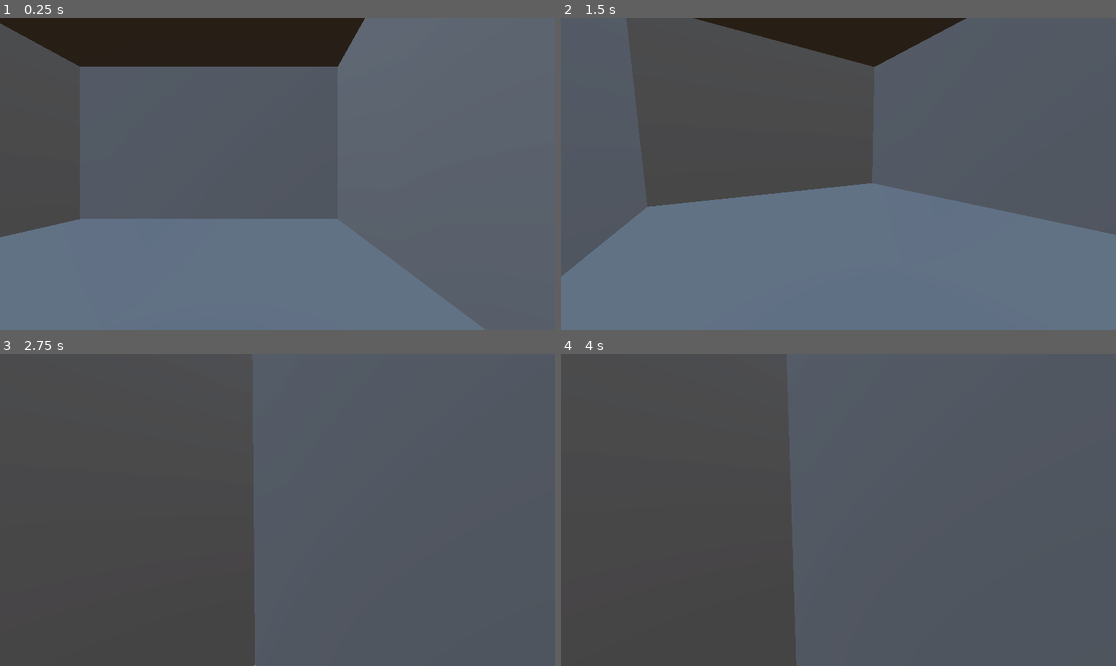
Above: before the commit, frames 1-4 (two rows, left to right).
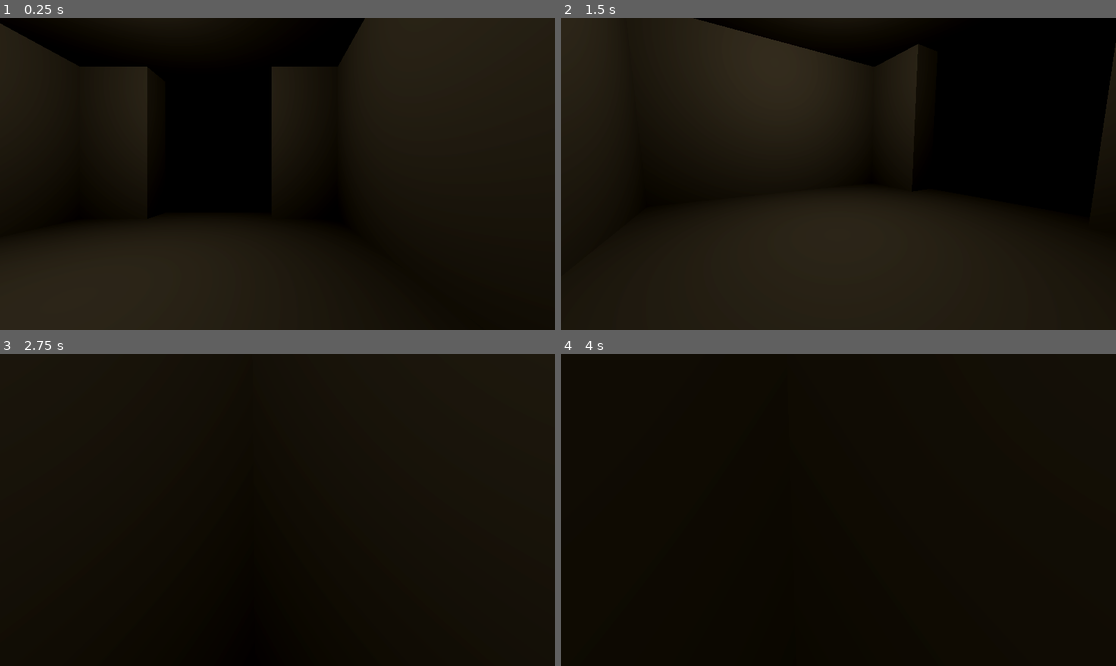
Above: after the commit, the same moments.

Repository: belovachap/project-halloween-2025
Game: Godot game, scene res://the_maze.tscn
Two runs of this game, one before a commit and one after it. Both use one fixed random seed, a clock stepped at 60 frames per second and the inputs below.
Inputs (mouse positions are in pixels of both pictures, inside the frame that each line leads up to):
- Up to frame 1 (0.25 s): no input
- Up to frame 2 (1.5 s): tap Enter (ui_accept) at 0.5, 0.77 s; move the mouse to (960, 158) at 0.52 s; hold Right (ui_right) 0.53-1.28 s; click (960, 158) at 0.67 s; move the mouse to (810, 174) at 1.27 s; hold Up (ui_up) from 1.28 s (still down)
- Up to frame 3 (2.75 s): keep holding Up (ui_up); tap Enter (ui_accept) at 1.52 s; move the mouse to (288, 503) at 2.02 s
- Up to frame 4 (4 s): keep holding Up (ui_up); move the mouse to (832, 516) at 2.77 s; click (832, 516) at 2.92 s; tap Enter (ui_accept) at 3.02, 3.5, 3.77 s; move the mouse to (877, 513) at 3.52 s

The runs differ from the first frame. In frame 1, 98% of the frame differs, in the area x 0-100%, y 0-100%; in frame 2, 99%; in frame 3, 100%; in frame 4, 100%.

Commit message:
Make the world dark, add a light.

Diff:
--- a/the_maze.tscn
+++ b/the_maze.tscn
@@ -10,7 +10,7 @@
 sky_material = SubResource("ProceduralSkyMaterial_o6y5j")
 
 [sub_resource type="Environment" id="Environment_vgtbh"]
-background_mode = 2
+background_mode = 1
 sky = SubResource("Sky_5eyc2")
 tonemap_mode = 2
 glow_enabled = true
@@ -20,43 +20,52 @@
 [node name="WorldEnvironment" type="WorldEnvironment" parent="."]
 environment = SubResource("Environment_vgtbh")
 
-[node name="DirectionalLight3D" type="DirectionalLight3D" parent="."]
-transform = Transform3D(-0.866025, -0.433013, 0.25, 0, 0.5, 0.866025, -0.5, 0.75, -0.433013, 0, 15.4342, 0)
-shadow_enabled = true
-
 [node name="ProtoController" parent="." instance=ExtResource("1_ec1n3")]
 transform = Transform3D(1, 0, 0, 0, 1, 0, 0, 0, 1, 3.02384, 0.411391, 2.97795)
 
 [node name="Areas" type="Node3D" parent="."]
 
-[node name="StartingCell" type="Node3D" parent="Areas"]
+[node name="TheCells" type="Node3D" parent="Areas"]
 
-[node name="CSGBox3D" type="CSGBox3D" parent="Areas/StartingCell"]
-transform = Transform3D(1, 0, 0, 0, 1, 0, 0, 0, 1, 0.420284, 0, -0.318535)
+[node name="StartingCell" type="Node3D" parent="Areas/TheCells"]
+
+[node name="CSGBox3D" type="CSGBox3D" parent="Areas/TheCells/StartingCell"]
+transform = Transform3D(1, 0, 0, 0, 1, 0, 0, 0, 1, 0.420284, 0, -0.891552)
 use_collision = true
-size = Vector3(9.78666, 1, 8.8759)
+size = Vector3(9.78666, 1, 10.0219)
 
-[node name="CSGBox3D5" type="CSGBox3D" parent="Areas/StartingCell"]
-transform = Transform3D(1, 0, 0, 0, 1, 0, 0, 0, 1, 0.420284, 6.74151, -0.318535)
+[node name="CSGBox3D5" type="CSGBox3D" parent="Areas/TheCells/StartingCell"]
+transform = Transform3D(1, 0, 0, 0, 1, 0, 0, 0, 1, 0.420284, 6.74151, -0.889843)
 use_collision = true
-size = Vector3(9.78666, 1, 8.8759)
+size = Vector3(9.78666, 1, 10.0185)
 
-[node name="CSGBox3D2" type="CSGBox3D" parent="Areas/StartingCell"]
+[node name="CSGBox3D2" type="CSGBox3D" parent="Areas/TheCells/StartingCell"]
 transform = Transform3D(1, 0, 0, 0, 1, 0, 0, 0, 1, 5.79472, 3.35762, -0.324463)
 use_collision = true
 size = Vector3(1, 7.71524, 8.83643)
 
-[node name="CSGBox3D3" type="CSGBox3D" parent="Areas/StartingCell"]
+[node name="CSGBox3D3" type="CSGBox3D" parent="Areas/TheCells/StartingCell"]
 transform = Transform3D(1, 0, 0, 0, 1, 0, 0, 0, 1, -4.92075, 3.36569, -0.324463)
 use_collision = true
 size = Vector3(1, 7.73138, 8.83643)
 
-[node name="CSGBox3D4" type="CSGBox3D" parent="Areas/StartingCell"]
+[node name="CSGBox3D4" type="CSGBox3D" parent="Areas/TheCells/StartingCell"]
 transform = Transform3D(1, 0, 0, 0, 1, 0, 0, 0, 1, 0.445673, 3.37473, 4.699)
 use_collision = true
 size = Vector3(11.7104, 7.74945, 1.22437)
 
-[node name="CSGBox3D6" type="CSGBox3D" parent="Areas/StartingCell"]
-transform = Transform3D(1, 0, 0, 0, 1, 0, 0, 0, 1, 0.445673, 3.37473, -5.29529)
+[node name="CSGBox3D6" type="CSGBox3D" parent="Areas/TheCells/StartingCell"]
+transform = Transform3D(1, 0, 0, 0, 1, 0, 0, 0, 1, 4.54931, 3.37473, -5.29529)
 use_collision = true
-size = Vector3(11.7104, 7.74945, 1.22437)
+size = Vector3(3.50317, 7.74945, 1.22437)
+
+[node name="CSGBox3D7" type="CSGBox3D" parent="Areas/TheCells/StartingCell"]
+transform = Transform3D(1, 0, 0, 0, 1, 0, 0, 0, 1, -3.64707, 3.37473, -5.29529)
+use_collision = true
+size = Vector3(3.50317, 7.74945, 1.22437)
+
+[node name="OmniLight3D" type="OmniLight3D" parent="Areas/TheCells/StartingCell"]
+transform = Transform3D(1, 0, 0, 0, 1, 0, 0, 0, 1, 0, 5.65285, 0)
+light_color = Color(1, 0.900909, 0.708488, 1)
+light_energy = 0.391
+omni_range = 10.2
